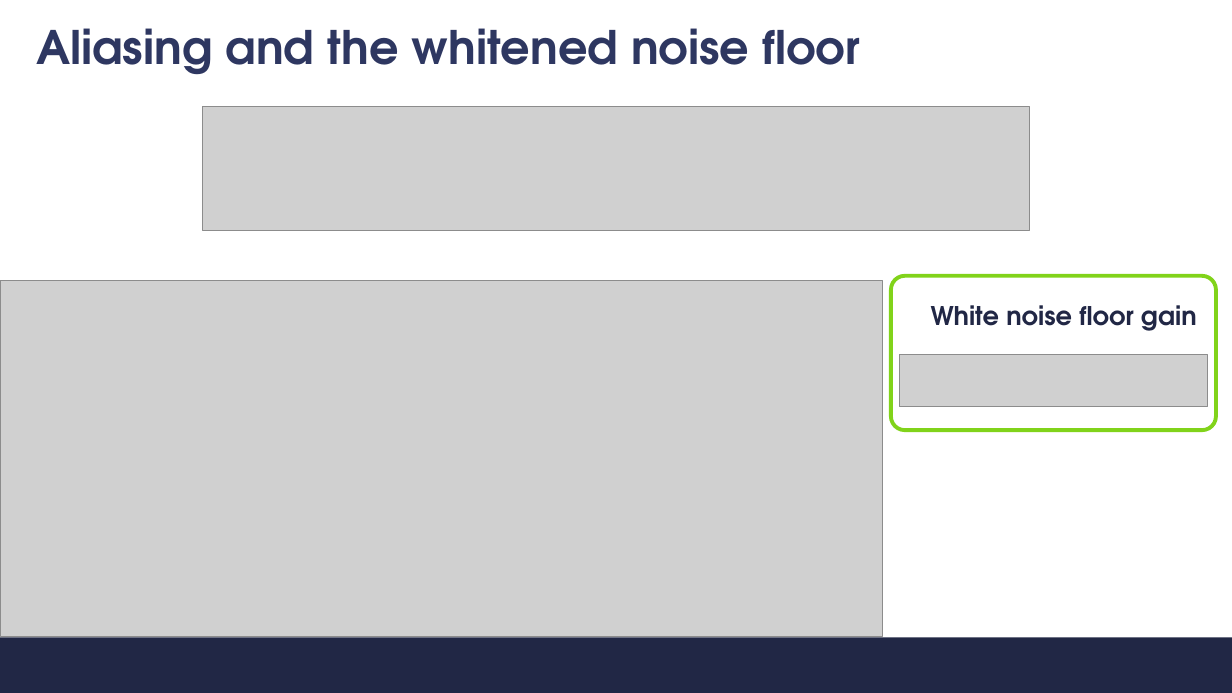
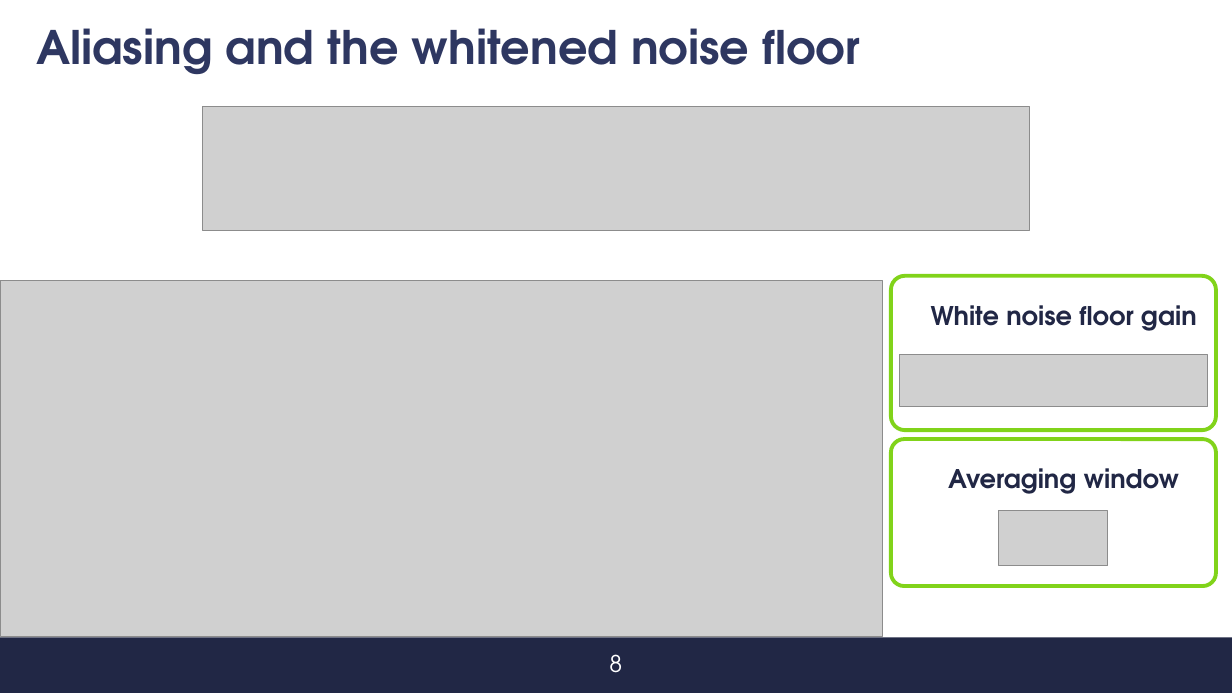
Before and after one commit to s347960/Presentazione, a slide deck: slide 9 of Discussione [Salvato automaticamente].pptx (slide 10 before the commit). Drawn at 1232x693 pixels with LibreOffice and Linux fonts; fonts in the diff are those of the drawing; grey boxes stand for pictures; background and template pictures are left out. Boxes give left, top, right and bottom in pixels: in the first picture for what was removed or moved away, otherwise in the second. Text is boxed around its words. In the diff, an @@ line names an element or a change of style, - is before the commit and + after.

```diff
--- a/Discussione [Salvato automaticamente].pptx
+++ b/Discussione [Salvato automaticamente].pptx
@@ rounded rectangle added at (x1=891, y1=439, x2=1216, y2=586), outline #81D31A 3 pt @@
@@ text added at (x1=948, y1=468, x2=1180, y2=494), 20 pt, text #212745, bold @@
+Averaging window
@@ picture added at (x1=999, y1=511, x2=1108, y2=566) @@
@@ text added at (x1=609, y1=654, x2=622, y2=673), 18 pt, text #FFFFFF @@
+8
```
Also in this commit, not shown: 14 other slides changed, 1 slide removed, 1 other file.
